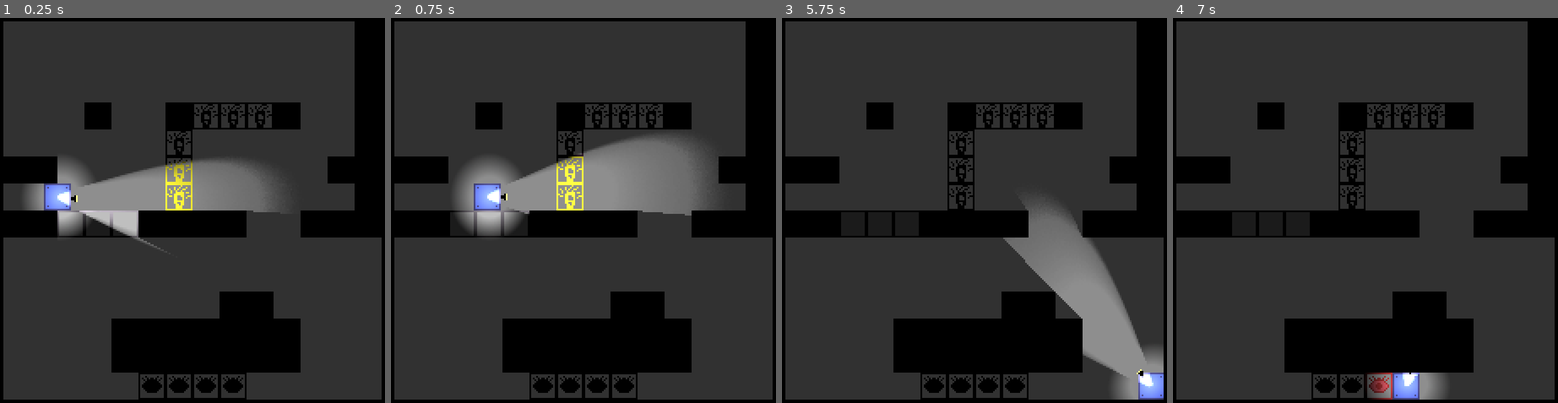
Above: before the commit, frames 1-4 (left to right).
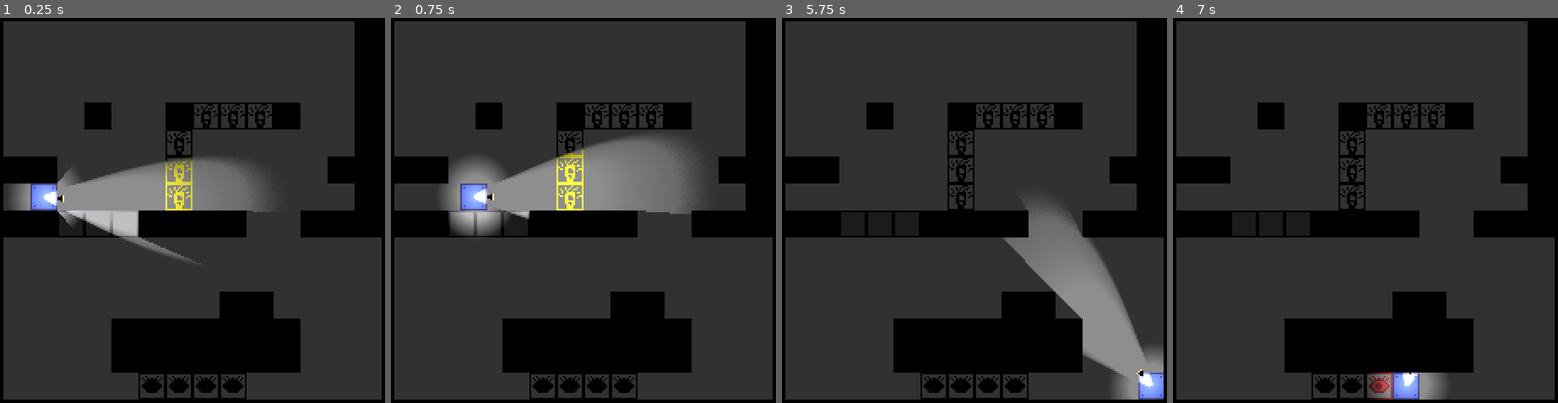
Above: after the commit, the same moments.

Repository: DylanPerry2098/ScreenTear
Game: Godot game, scene res://scenes/levels/test_room.tscn
The game is run twice, just before and just after one commit, with the same random seed, the same clock (stepped at 60 frames per second) and the same inputs.
Inputs (mouse positions are in pixels of both pictures, inside the frame that each line leads up to):
- Up to frame 1 (0.25 s): no input
- Up to frame 2 (0.75 s): tap Enter at 0.5 s; move the mouse to (679, 187) at 0.52 s; hold D (move_right) from 0.53 s (still down); tap E (interact) at 0.6 s
- Up to frame 3 (5.75 s): tap Space (jump) at 0.77, 1.52, 3.02, 3.77, 4.25, 4.52 s; move the mouse to (889, 233) at 1.27 s; tap E (interact) every 0.75 s from 1.35 to 5.1 s; move the mouse to (1016, 114) at 2.02 s; release D (move_right) at 2.03 s; hold A (move_left) 2.03-2.78 s; move the mouse to (951, 295) at 2.77 s; hold D (move_right) 2.78-4.28 s; move the mouse to (1105, 275) at 3.52 s; move the mouse to (843, 145) at 4.27 s; hold A (move_left) 4.28-5.03 s; move the mouse to (997, 210) at 5.02 s; hold D (move_right) from 5.03 s (still down)
- Up to frame 4 (7 s): move the mouse to (1300, 102) at 5.77 s; release D (move_right) at 5.78 s; hold A (move_left) from 5.78 s (still down); tap E (interact) at 5.85, 6.6 s; tap Space (jump) at 6.02, 6.77 s; move the mouse to (1461, 187) at 6.52 s

The runs differ from the first frame. In frame 1, 2.7% of the frame differs, in the area x 3-71%, y 35-64%; in frame 2, 3.0%, in the area x 13-83%, y 29-57%; in frame 3, less than 0.1%; in frame 4, nothing differs.

Commit message:
make glass not block flashlight raycasts

Diff:
--- a/project.godot
+++ b/project.godot
@@ -74,6 +74,7 @@
 2d_physics/layer_2="Player"
 2d_physics/layer_3="Light"
 2d_physics/layer_4="Light Block"
+2d_physics/layer_7="See Through Physical"
 
 [physics]
 
--- a/scenes/characters/player.tscn
+++ b/scenes/characters/player.tscn
@@ -17,6 +17,7 @@
 
 [node name="Player" type="CharacterBody2D" unique_id=366328777 node_paths=PackedStringArray("state_machine", "state_idle", "state_run", "state_jump", "state_fall", "state_land")]
 collision_layer = 3
+collision_mask = 65
 script = ExtResource("1_b26j0")
 speed = 125.0
 jump_strength = 250.0
@@ -34,6 +35,7 @@
 
 [node name="CollisionShape2D" type="CollisionShape2D" parent="." unique_id=662750080]
 unique_name_in_owner = true
+visible = false
 position = Vector2(0, 1)
 shape = SubResource("CircleShape2D_xhtjm")
 
--- a/scenes/levels/test_room.tscn
+++ b/scenes/levels/test_room.tscn
@@ -42,7 +42,7 @@
 [sub_resource type="TileSetAtlasSource" id="TileSetAtlasSource_op2op"]
 texture = ExtResource("6_sa601")
 0:0/0 = 0
-0:0/0/physics_layer_0/polygon_0/points = PackedVector2Array(-8, -8, 8, -8, 8, 8, -8, 8)
+0:0/0/physics_layer_2/polygon_0/points = PackedVector2Array(-8, -8, 8, -8, 8, 8, -8, 8)
 
 [sub_resource type="TileSet" id="TileSet_i31h3"]
 occlusion_layer_0/light_mask = 1
@@ -50,6 +50,8 @@
 physics_layer_0/collision_layer = 1
 physics_layer_1/collision_layer = 8
 physics_layer_1/collision_mask = 8
+physics_layer_2/collision_layer = 64
+physics_layer_2/collision_mask = 64
 sources/1 = SubResource("TileSetAtlasSource_oqbmf")
 sources/0 = SubResource("TileSetAtlasSource_knmjg")
 sources/2 = SubResource("TileSetAtlasSource_asmw1")
@@ -72,4 +74,4 @@
 color = Color(0, 0, 0, 1)
 
 [node name="Player" parent="." unique_id=366328777 instance=ExtResource("3_gyqsl")]
-position = Vector2(48, 120)
+position = Vector2(40, 120)
--- a/scripts/utils/layers.gd
+++ b/scripts/utils/layers.gd
@@ -4,5 +4,6 @@
     PHYSICAL = 1,
     PLAYER = 2,
     LIGHT = 3,
-    LIGHT_BLOCK = 4
+    LIGHT_BLOCK = 4,
+    SEE_THRU_PHYSICAL = 7
 }
